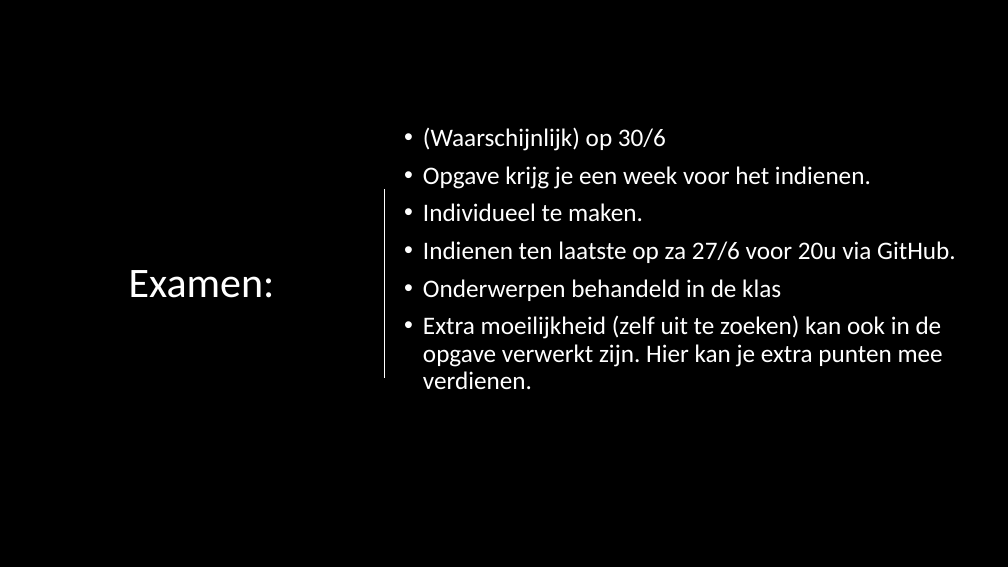
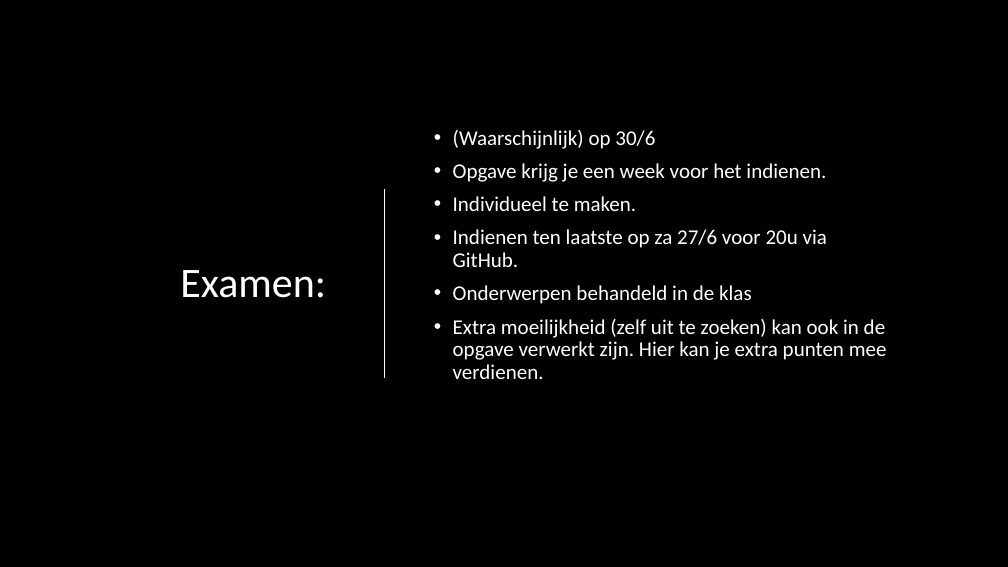
Before and after one commit to filipgeens/Syntra2020, a slide deck: slide 5 of Cursus/C# Developer - jaar 1.pptx. Drawn at 1008x567 pixels with LibreOffice and Linux fonts; fonts in the diff are those of the drawing; background and template pictures are left out. Boxes give left, top, right and bottom in pixels: in the first picture for what was removed or moved away, otherwise in the second. Text is boxed around its words. In the diff, an @@ line names an element or a change of style, - is before the commit and + after.

Commit message:
WPF hello world Examen - eindwerk toelichting bijgewerkt (foto)

```diff
--- a/Cursus/C# Developer - jaar 1.pptx
+++ b/Cursus/C# Developer - jaar 1.pptx
@@ title "Examen:" at (x1=180, y1=270, x2=326, y2=298): alignment centre to right @@
@@ text "(Waarschijnlijk) op 30/6" moved from (x1=423, y1=127, x2=956, y2=389) to (x1=453, y1=130, x2=887, y2=379) @@
@@ text "(Waarschijnlijk) op 30/6" at (x1=453, y1=130, x2=887, y2=379): size 24 to 20 pt @@
```
Also in this commit, not shown: 1 other slide changed, 15 other files.
